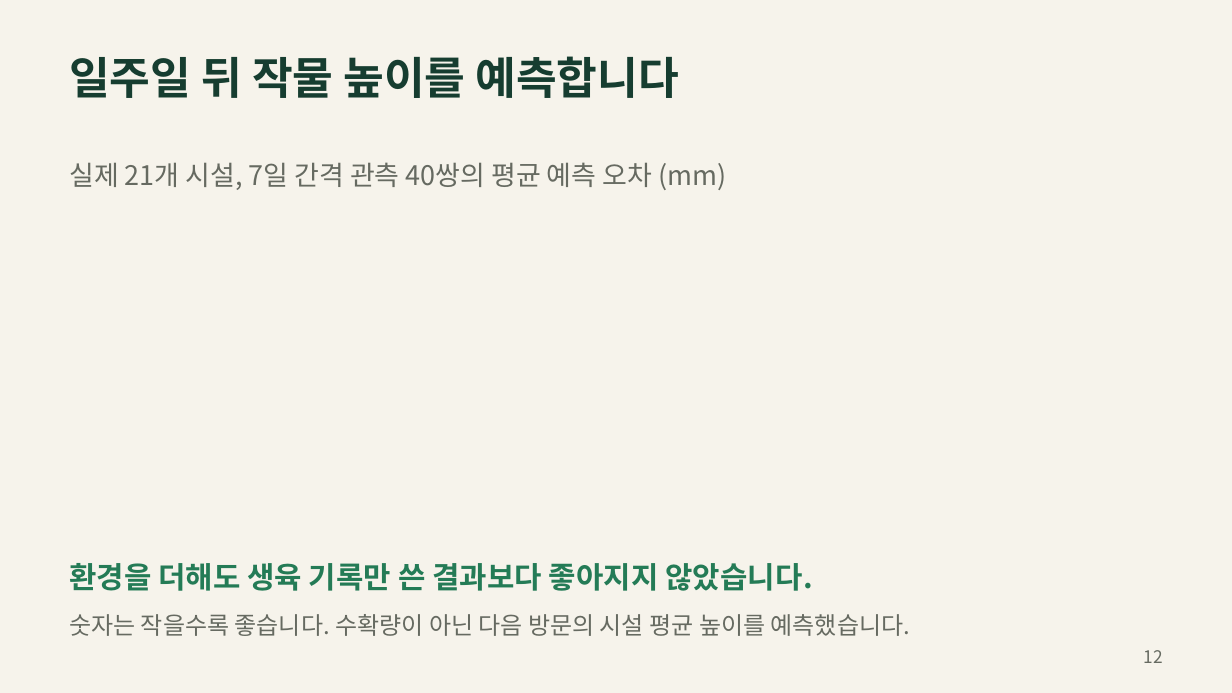
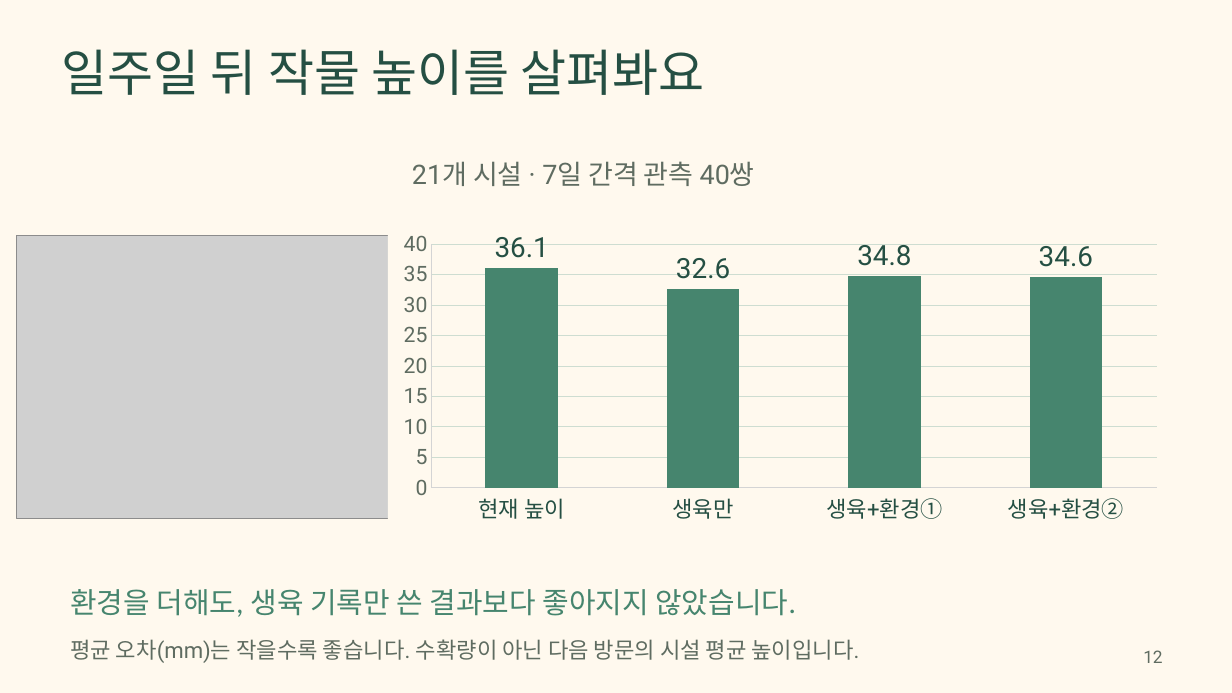
Before and after one commit to jinuk0211/smartfarm-adoption, a slide deck: slide 12 of presentation/smartfarm_proposal.pptx. Drawn at 1232x693 pixels with LibreOffice and Linux fonts; fonts in the diff are those of the drawing; grey boxes stand for pictures. Boxes give left, top, right and bottom in pixels: in the first picture for what was removed or moved away, otherwise in the second. Text is boxed around its words. In the diff, an @@ line names an element or a change of style, - is before the commit and + after.

```diff
--- a/presentation/smartfarm_proposal.pptx
+++ b/presentation/smartfarm_proposal.pptx
@@ background #F6F3EB to #FFF9EE @@
@@ text at [62,49,705,95]: text changed; size 34.5 to 39 pt; font Noto Sans CJK KR to Lato; text colour #163D30 to #254F43; bold off @@
-일주일 뒤 작물 높이를 예측합니다
+일주일 뒤 작물 높이를 살펴봐요
@@ text at [412,161,755,186]: text changed; font Noto Sans CJK KR to Roboto; text colour #666A61 to #5F6C61 @@
-실제 21개 시설, 7일 간격 관측 40쌍의 평균 예측 오차 (mm)
+21개 시설 · 7일 간격 관측 40쌍
@@ picture added at [17,236,394,518] @@
@@ column chart added at [388,226,1173,531] @@
+categories: 현재 높이, 생육만, 생육+환경①, 생육+환경②
+Series 1: 36.1, 32.6, 34.8, 34.6
@@ text at [70,589,795,617]: text changed; size 23.2 to 22.5 pt; font Noto Sans CJK KR to Lato; text colour #247B56 to #46856E; bold off @@
-환경을 더해도 생육 기록만 쓴 결과보다 좋아지지 않았습니다.
+환경을 더해도, 생육 기록만 쓴 결과보다 좋아지지 않았습니다.
@@ text at [70,639,859,663]: text changed; size 18.8 to 17.2 pt; font Noto Sans CJK KR to Roboto; text colour #666A61 to #5F6C61 @@
-숫자는 작을수록 좋습니다. 수확량이 아닌 다음 방문의 시설 평균 높이를 예측했습니다.
+평균 오차(mm)는 작을수록 좋습니다. 수확량이 아닌 다음 방문의 시설 평균 높이입니다.
@@ text "12" at [1143,650,1162,663]: font Noto Sans CJK KR to Roboto, text colour #666A61 to #5F6C61 @@
```
Also in this commit, not shown: 27 other slides changed, 20 other files.
